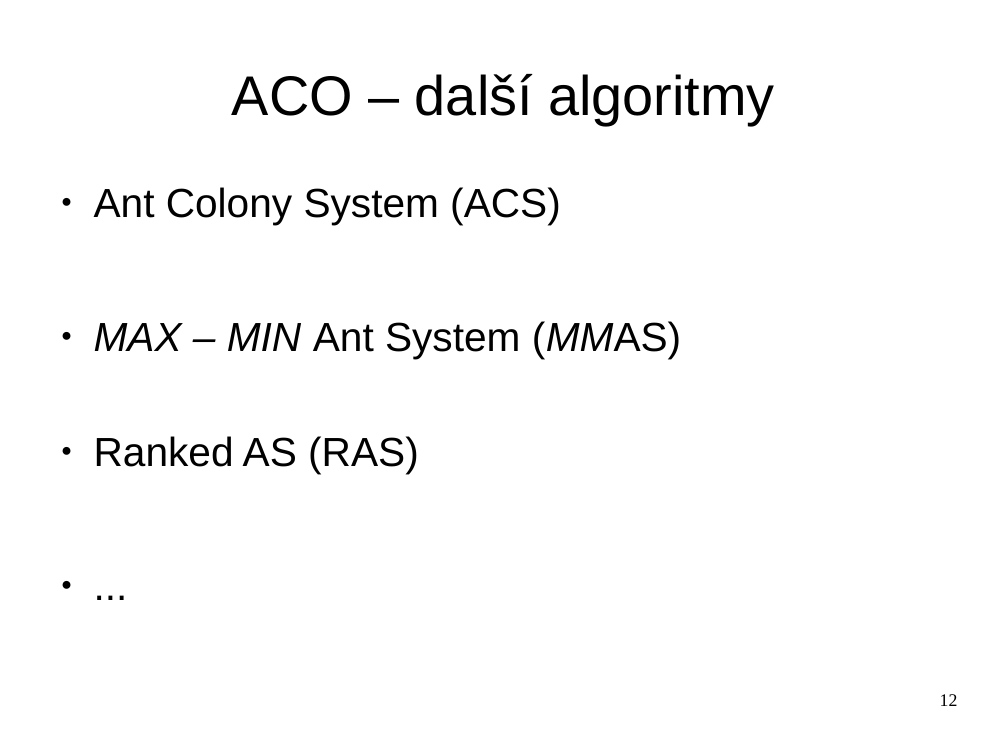
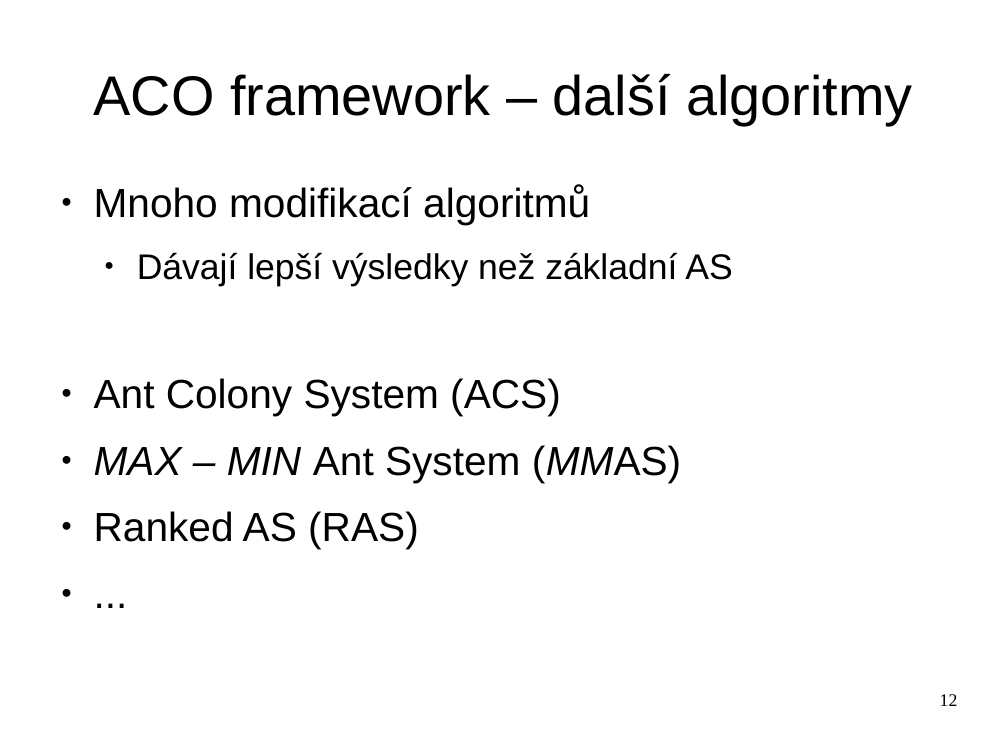
Before and after one commit to hellerstanislav/sin, a slide deck: slide 12 of presentation/swarm.odp. Drawn at 1008x756 pixels with LibreOffice and Linux fonts; fonts in the diff are those of the drawing. Boxes give left, top, right and bottom in pixels: in the first picture for what was removed or moved away, otherwise in the second. Text is boxed around its words. In the diff, an @@ line names an element or a change of style, - is before the commit and + after.

```diff
--- a/presentation/swarm.odp
+++ b/presentation/swarm.odp
@@ title at (94,74,913,125): text changed @@
-ACO – další algoritmy
+ACO framework – další algoritmy
@@ text at (94,185,732,286): paragraphs added @@
+● Mnoho modifikací algoritmů
+  ● Dávají lepší výsledky než základní AS
```
Also in this commit, not shown: 1 other slide changed, 1 slide added, 1 slide removed, 2 other files.
